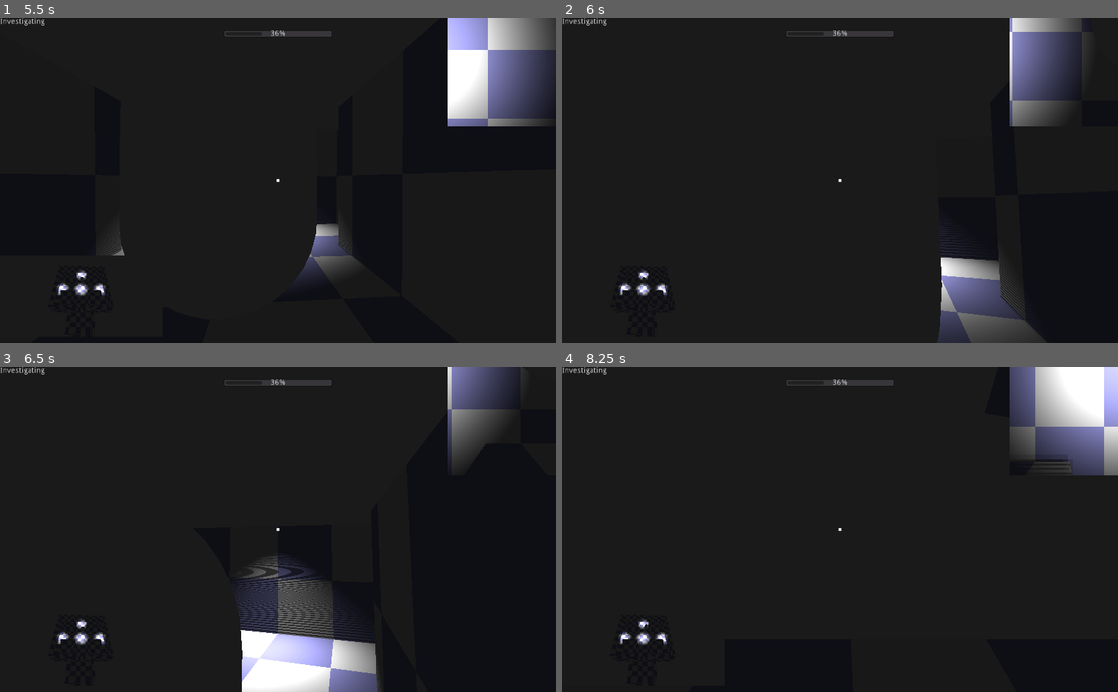
Above: before the commit, frames 1-4 (two rows, left to right).
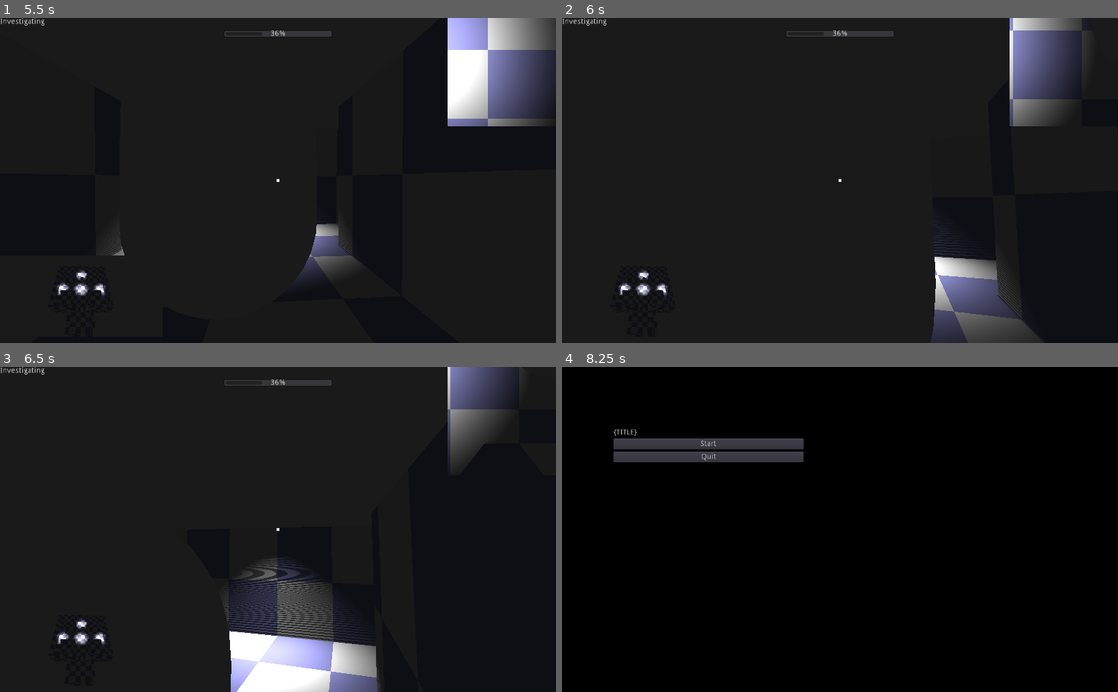
Above: after the commit, the same moments.

Repository: anthonyfinch/LD51
Game: Godot game, scene res://levels/TestLevel1.tscn
Two runs of this game, one before a commit and one after it. Both use one fixed random seed, a clock stepped at 60 frames per second and the inputs below.
Inputs (mouse positions are in pixels of both pictures, inside the frame that each line leads up to):
- Up to frame 1 (5.5 s): tap Enter at 0.5 s; move the mouse to (305, 180) at 0.52 s; hold W (forward) from 0.53 s (still down); tap Space (jump) at 0.77, 1.52, 3.02, 3.77, 4.52 s; move the mouse to (250, 180) at 1.27 s; move the mouse to (289, 174) at 2.02 s; move the mouse to (272, 187) at 2.77 s; move the mouse to (316, 183) at 3.52 s; move the mouse to (233, 177) at 4.27 s; move the mouse to (283, 180) at 5.02 s
- Up to frame 2 (6 s): move the mouse to (817, 174) at 5.77 s; release W (forward) at 5.78 s; hold D (right) from 5.78 s (still down)
- Up to frame 3 (6.5 s): keep holding D (right); tap Space (jump) at 6.02 s
- Up to frame 4 (8.25 s): move the mouse to (867, 529) at 6.52 s; release D (right) at 6.53 s; hold W (forward) 6.53-8 s; tap Space (jump) at 6.77, 7.52 s; move the mouse to (812, 529) at 7.27 s; click (840, 451) at 8 s, where only the run after the commit has a clickable "Restart"

Frame 1 is identical in both runs. In frame 2, 0.7% of the frame differs, in the area x 66-93%, y 0-100%; in frame 3, 2.5%; in frame 4, 85%, in the area x 0-100%, y 0-99%.

Commit message:
endzone + end screen

Diff:
--- /dev/null
+++ b/End.gd
@@ -0,0 +1,23 @@
+extends Control
+
+onready var success_text = $VBoxContainer/Success
+onready var failure_text = $VBoxContainer/Failure
+onready var restart_button = $VBoxContainer/RestartButton
+onready var quit_button = $VBoxContainer/QuitButton
+
+
+func _ready():
+	if GameState.escaped:
+		failure_text.visible = false
+	else:
+		success_text.visible = true
+
+	restart_button.connect("pressed", self, "_restart_game")
+	quit_button.connect("pressed", self, "_quit")
+
+func _restart_game():
+	var title = load("res://Title.tscn")
+	get_tree().change_scene_to(title)
+
+func _quit():
+	get_tree().quit()
--- /dev/null
+++ b/End.tscn
@@ -0,0 +1,49 @@
+[gd_scene load_steps=2 format=2]
+
+[ext_resource path="res://End.gd" type="Script" id=1]
+
+[node name="End" type="Control"]
+anchor_right = 1.0
+anchor_bottom = 1.0
+script = ExtResource( 1 )
+
+[node name="ColorRect" type="ColorRect" parent="."]
+anchor_right = 1.0
+anchor_bottom = 1.0
+color = Color( 0, 0, 0, 1 )
+
+[node name="VBoxContainer" type="VBoxContainer" parent="."]
+anchor_left = 0.5
+anchor_top = 0.5
+anchor_right = 0.5
+anchor_bottom = 0.5
+margin_left = -175.0
+margin_top = -175.0
+margin_right = 175.0
+margin_bottom = 175.0
+rect_min_size = Vector2( 350, 350 )
+
+[node name="Success" type="Label" parent="VBoxContainer"]
+margin_right = 350.0
+margin_bottom = 14.0
+text = "Congratulations, you made it out."
+align = 1
+
+[node name="Failure" type="Label" parent="VBoxContainer"]
+margin_top = 18.0
+margin_right = 350.0
+margin_bottom = 32.0
+text = "You Died"
+align = 1
+
+[node name="RestartButton" type="Button" parent="VBoxContainer"]
+margin_top = 36.0
+margin_right = 350.0
+margin_bottom = 56.0
+text = "Restart"
+
+[node name="QuitButton" type="Button" parent="VBoxContainer"]
+margin_top = 60.0
+margin_right = 350.0
+margin_bottom = 80.0
+text = "Quit"
--- a/GameState.gd
+++ b/GameState.gd
@@ -1,3 +1,4 @@
 extends Node
 
 var paused = false
+var escaped = false
--- a/enemy/Enemy.gd
+++ b/enemy/Enemy.gd
@@ -80,14 +80,15 @@
 						target = body.global_transform.origin
 						_set_path()
 						state = EnemyState.Attacking
-						print("I can see you")
+						# print("I can see you")
 					elif body.visibility > partial_visibility_cutoff:
 						target = body.global_transform.origin
 						_set_path()
 						state = EnemyState.Investigating
-						print("Who goes there?")
+						# print("Who goes there?")
 					else:
-						print("Huh, nothing to see")
+						pass
+						# print("Huh, nothing to see")
 
 func _physics_process(_delta):
 	if not GameState.paused:
--- /dev/null
+++ b/level_components/EscapePod.gd
@@ -0,0 +1,12 @@
+extends Area
+
+const end_screen = preload("res://End.tscn")
+
+func _ready():
+	connect("body_entered", self, "_trigger_escape")
+
+func _trigger_escape(body):
+	if body is Player:
+		Input.set_mouse_mode(Input.MOUSE_MODE_VISIBLE)
+		GameState.escaped = true
+		get_tree().change_scene_to(end_screen)
--- /dev/null
+++ b/level_components/EscapePod.tscn
@@ -0,0 +1,8 @@
+[gd_scene load_steps=2 format=2]
+
+[ext_resource path="res://level_components/EscapePod.gd" type="Script" id=1]
+
+[node name="EscapePod" type="Area"]
+collision_layer = 0
+collision_mask = 2
+script = ExtResource( 1 )
--- a/levels/TestLevel1.tscn
+++ b/levels/TestLevel1.tscn
@@ -9,6 +9,7 @@
 [ext_resource path="res://Environment.tres" type="Environment" id=7]
 [ext_resource path="res://ui/cursor.png" type="Texture" id=8]
 [ext_resource path="res://level_components/TextTrigger.tscn" type="PackedScene" id=9]
+[ext_resource path="res://level_components/EscapePod.tscn" type="PackedScene" id=10]
 
 [sub_resource type="NavigationMesh" id=21]
 vertices = PoolVector3Array( 6.25, 0.5, -10.75, 6.25, 0.5, -9.5, 6.75, 0.5, -10, 18.75, 0.5, -10, 19.75, 0.5, -10, 19.7 …(2363 unchanged characters)…
@@ -87,6 +88,9 @@
 
 [sub_resource type="BoxShape" id=45]
 extents = Vector3( 1.49937, 1, 1.43727 )
+
+[sub_resource type="BoxShape" id=46]
+extents = Vector3( 1.73633, 1, 2.43689 )
 
 [node name="Spatial" type="Spatial"]
 
@@ -295,3 +299,10 @@
 [node name="CollisionShape" type="CollisionShape" parent="TextTrigger2"]
 transform = Transform( 1, 0, 0, 0, 1, 0, 0, 0, 1, 0, 1.00031, 0 )
 shape = SubResource( 45 )
+
+[node name="EscapePod" parent="." instance=ExtResource( 10 )]
+transform = Transform( 1, 0, 0, 0, 1, 0, 0, 0, 1, 26.3964, 1.04571, 0 )
+
+[node name="CollisionShape" type="CollisionShape" parent="EscapePod"]
+transform = Transform( 1, 0, 0, 0, 1, 0, 0, 0, 1, 0, -0.00231993, 0 )
+shape = SubResource( 46 )
Not shown: 1 places in levels/TestLevel1.tscn that only renumber resources
